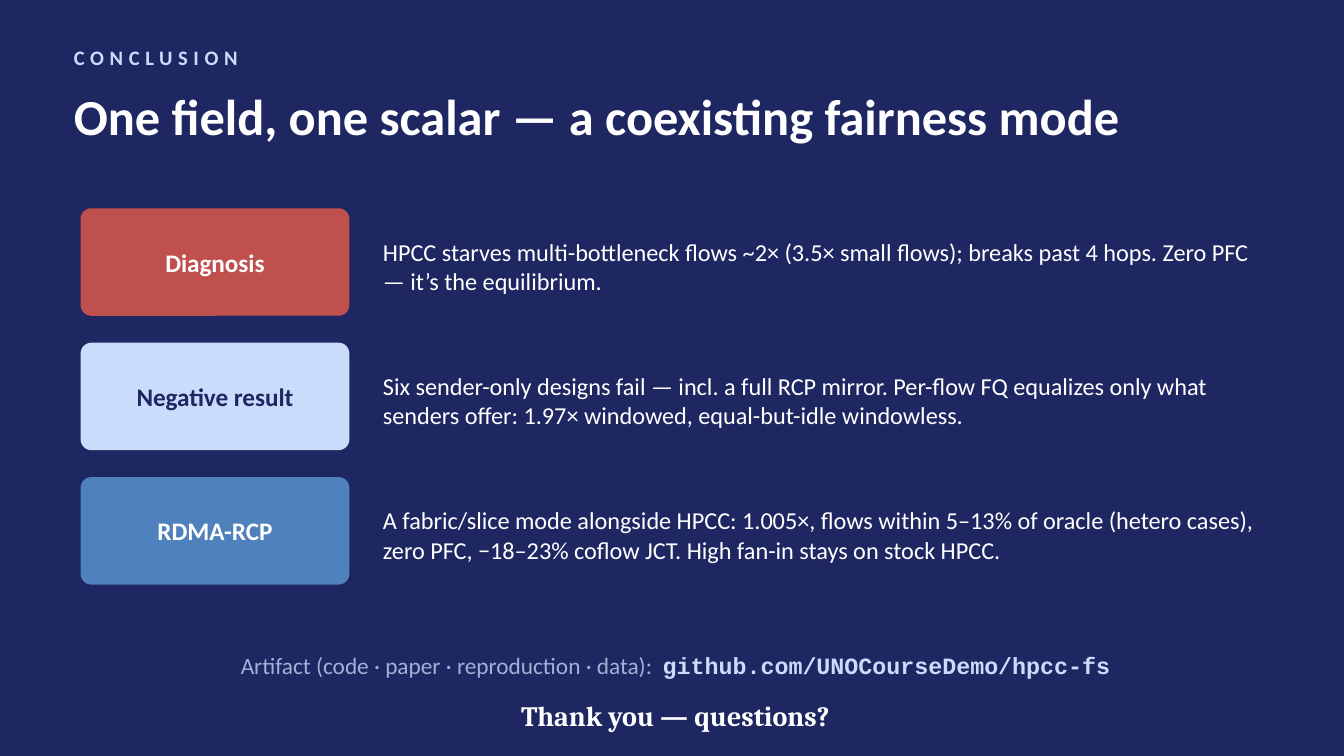
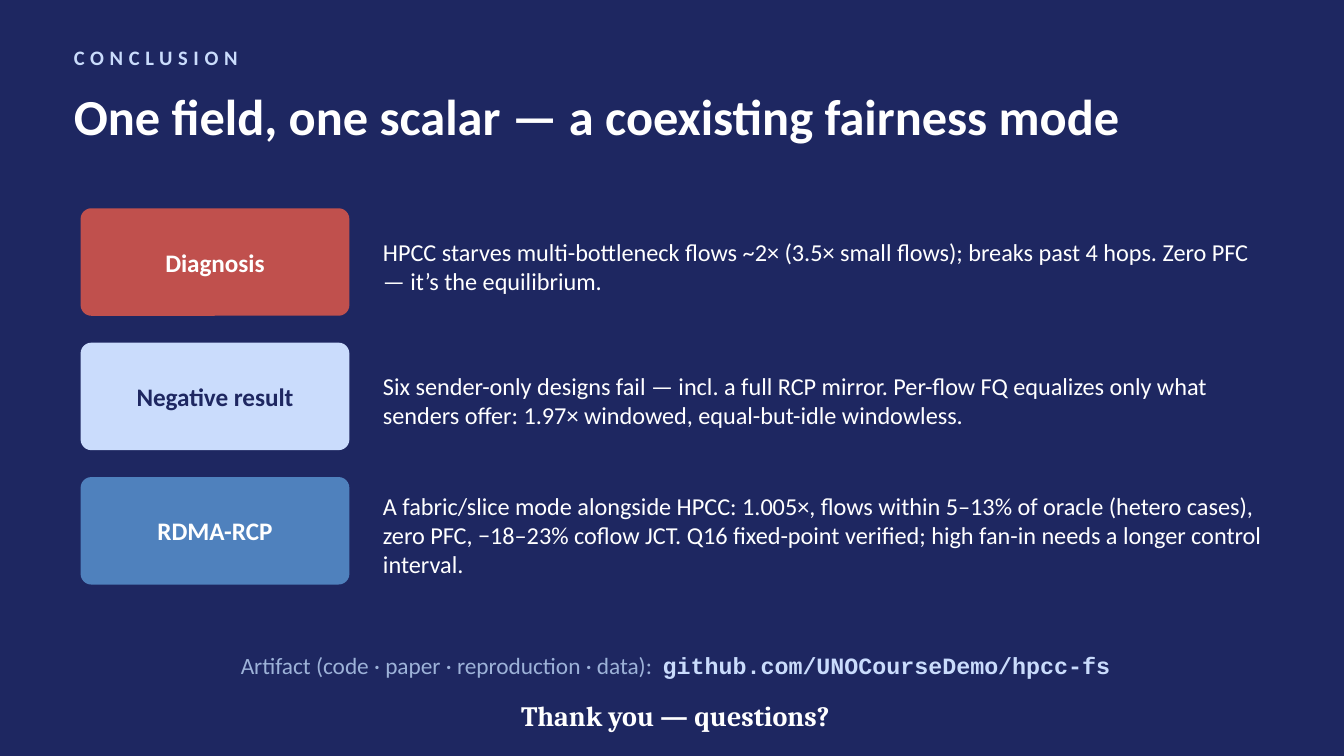
Before and after one commit to UNOCourseDemo/hpcc-fs, a slide deck: slide 17 of examples/hpcc/hpcc-fs/talk/ipccc2026-talk.pptx. Drawn at 1344x756 pixels with LibreOffice and Linux fonts; fonts in the diff are those of the drawing. Boxes give left, top, right and bottom in pixels: in the first picture for what was removed or moved away, otherwise in the second. Text is boxed around its words. In the diff, an @@ line names an element or a change of style, - is before the commit and + after.

Commit message:
enhancement: fan-in oscillation damped (fs_d_scale x2: 0.84-0.88 util, PFC-free); Q16 fixed-point verified
- rate trace confirms the S=64 oscillation (goodput 3-25 Gbps, 91% of bins
  below C/2); lengthening the control interval damps it with the fairness
  headline unchanged (run_round6.py)
- fs_fixed_point: Q16 no-divider switch update reproduces N-sweep/JCT/fan-in
  within 1-4%; found + fixed integer-Mbps register-unit deadlock at the rate
  floor (Kbps units in the same 32-bit register)
- both PDFs 10pp

```diff
--- a/examples/hpcc/hpcc-fs/talk/ipccc2026-talk.pptx
+++ b/examples/hpcc/hpcc-fs/talk/ipccc2026-talk.pptx
@@ text at box(383, 497, 1261, 573): text changed @@
-A fabric/slice mode alongside HPCC: 1.005×, flows within 5–13% of oracle (hetero cases), zero PFC, −18–23% coflow JCT. High fan-in stays on stock HPCC.
+A fabric/slice mode alongside HPCC: 1.005×, flows within 5–13% of oracle (hetero cases), zero PFC, −18–23% coflow JCT. Q16 fixed-point verified; high fan-in needs a longer control interval.
```
Also in this commit, not shown: 16 other files.
